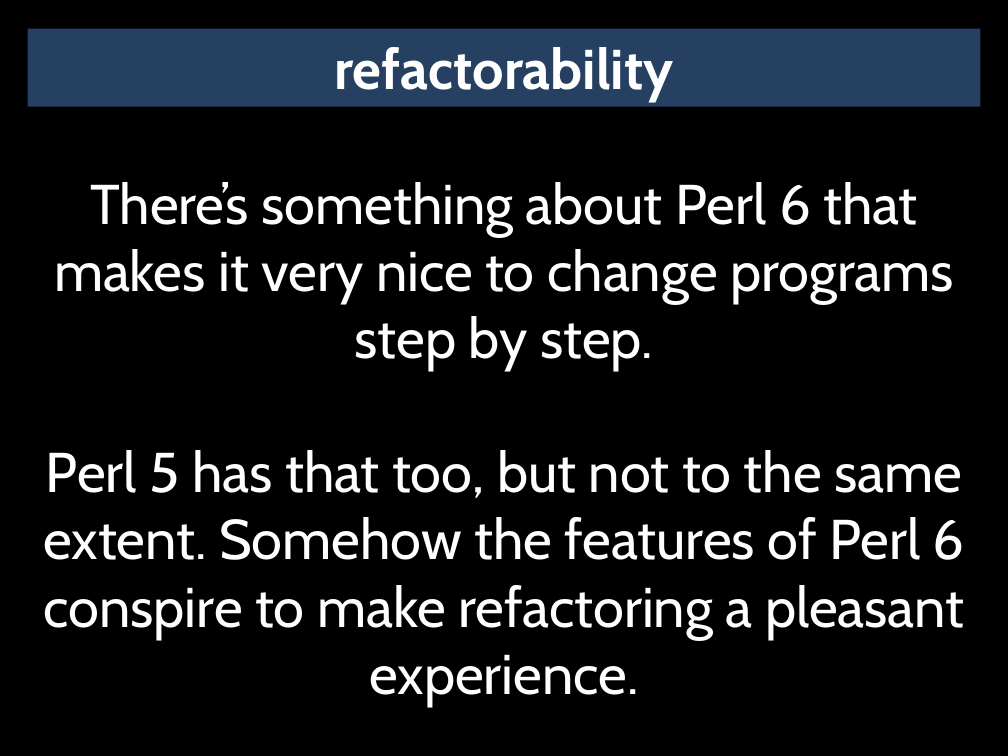
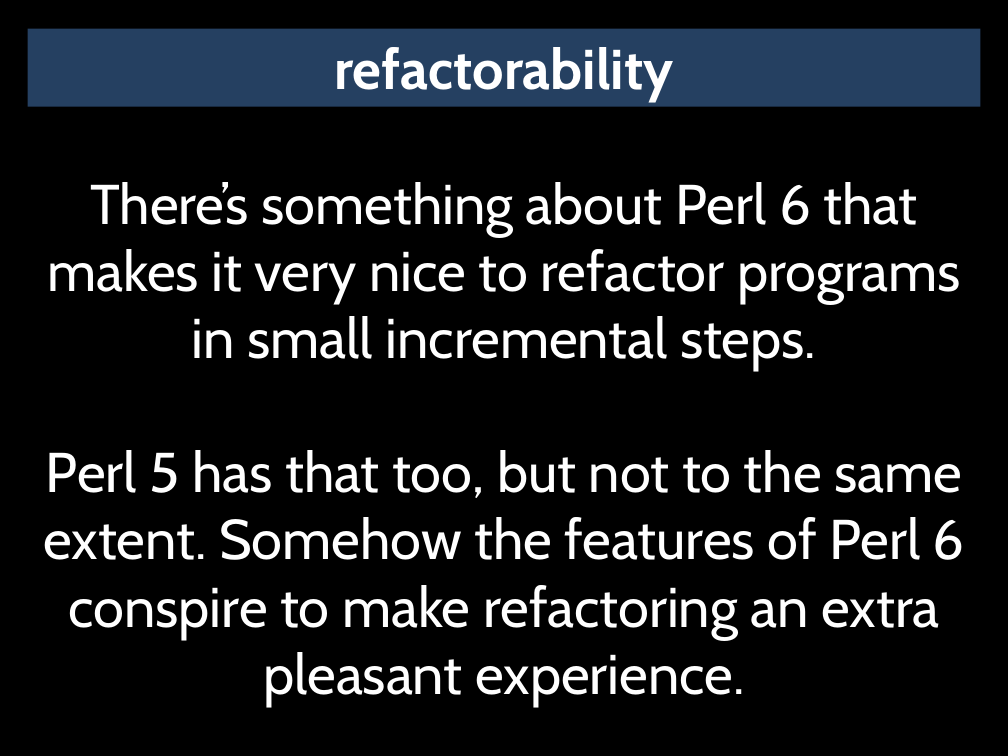
Before and after one commit to masak/talks, a slide deck: slide 42 of czpw-2014-pride-envy/talk.pptx (slide 37 before the commit). Drawn at 1008x756 pixels with LibreOffice and Linux fonts; fonts in the diff are those of the drawing. Boxes give left, top, right and bottom in pixels: in the first picture for what was removed or moved away, otherwise in the second. Text is boxed around its words. In the diff, an @@ line names an element or a change of style, - is before the commit and + after.

```diff
--- a/czpw-2014-pride-envy/talk.pptx
+++ b/czpw-2014-pride-envy/talk.pptx
@@ text at box(43, 182, 965, 706): text changed @@
-There’s something about Perl 6 that makes it very nice to change programs step by step.
-Perl 5 has that too, but not to the same extent. Somehow the features of Perl 6 conspire to make refactoring a pleasant experience.
+There’s something about Perl 6 that makes it very nice to refactor programs in small incremental steps.
+Perl 5 has that too, but not to the same extent. Somehow the features of Perl 6 conspire to make refactoring an extra pleasant experience.
```
Also in this commit, not shown: 12 other slides changed, 5 slides added.
